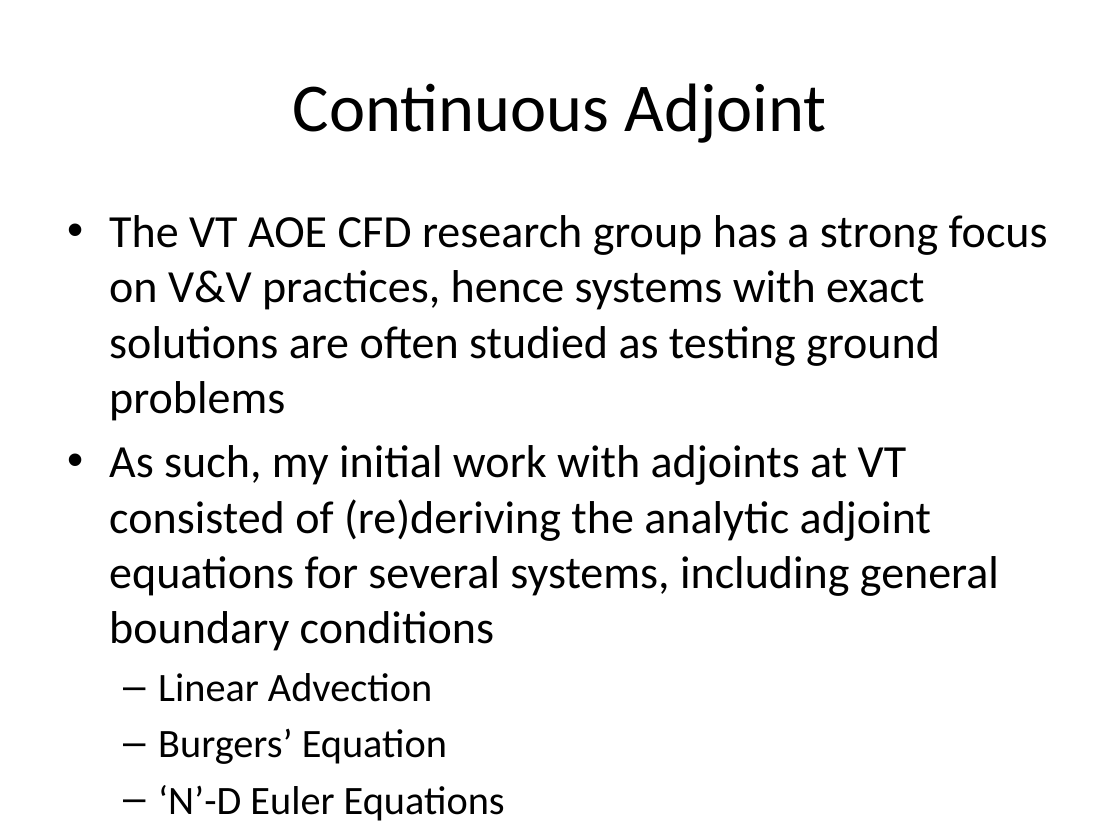
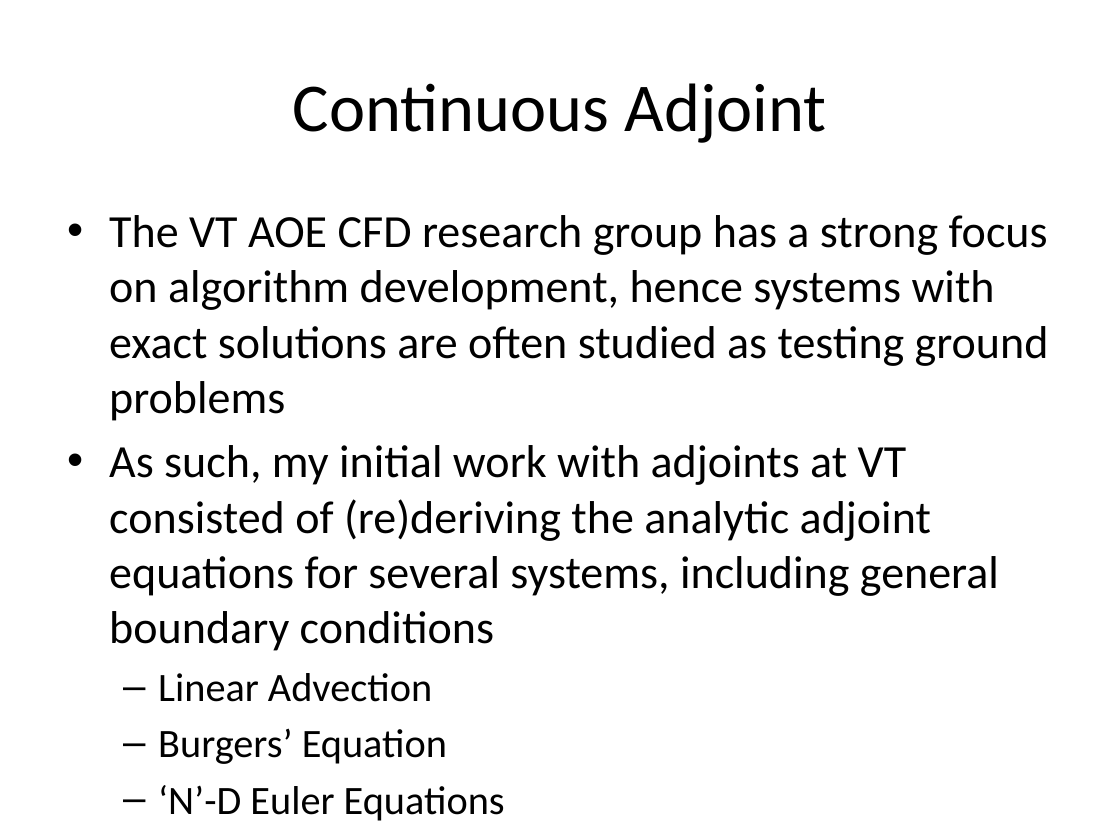
Before and after one commit to jderlaga/Presentations, a slide deck: slide 4 of June_Overview.pptx (slide 2 before the commit). Drawn at 1120x840 pixels with LibreOffice and Linux fonts; fonts in the diff are those of the drawing. Boxes give left, top, right and bottom in pixels: in the first picture for what was removed or moved away, otherwise in the second. Text is boxed around its words. In the diff, an @@ line names an element or a change of style, - is before the commit and + after.

```diff
--- a/June_Overview.pptx
+++ b/June_Overview.pptx
@@ text at (109,215,1049,421): text changed @@
-• The VT AOE CFD research group has a strong focus on V&V practices, hence systems with exact solutions are often studied as testing ground problems
+• The VT AOE CFD research group has a strong focus on algorithm development, hence systems with exact solutions are often studied as testing ground problems
```
Also in this commit, not shown: 13 other slides changed, 2 slides added, 1 slide removed.
